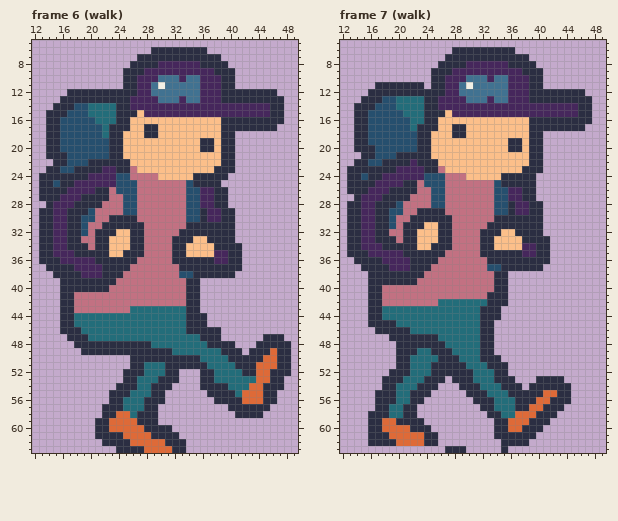
Edited in one commit: pixel-art file (res/img/fishertown.aseprite). That is the earlier state.
64x64 pixels, 8 frames. Shown: frame 6 (walk): x 12..49, y 5..63; frame 7 (walk): x 12..49, y 5..63.
After the commit:
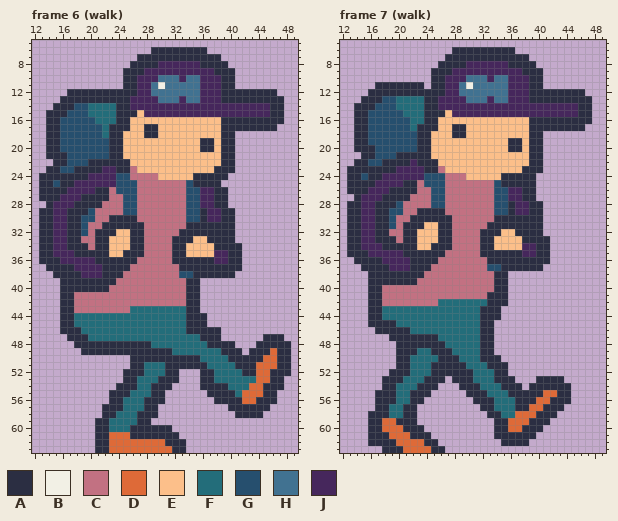
Palette (. is transparent): A #2b2e42  B #f2f0e5  C #c27182  D #de6a38  E #fcbf8a  F #236d7a  G #264f6e  H #417291  J #46275c
From old to new:
--- frame 6 (walk), layer "Layer 2"
@@ x 12..49 @@
 55 ...........AAAFFFAA......AAAAFDDDAA...
-56 ...........AAFFFAAA.......AAAADDDAA...
+56 ...........AAFFFAAA.......AAAADDAAA...
 57 ..........AAAFFFAA..........AAAAAA....
-58 ..........AADDFAAA...........AAAA.....
-59 .........AADDDDAAA....................
-60 .........AADDDDDAAAA..................
-61 .........AAAADDDDAAAA.................
-62 ..........AAAADDDDDAAA................
-63 ............AAAADDDDAA................
+58 ..........AAFFFAAA...........AAAA.....
+59 .........AAFFFFAA.....................
+60 .........AAFFFAAAAAA..................
+61 .........AADDDAAAAAAA.................
+62 .........AADDDDDDDDAAA................
+63 .........AADDDDDDDDDAA................
--- frame 7 (walk), layer "Layer 2"
@@ x 16..37 @@
 58 AAAFFAA..........AAFFD
-59 AADDAAAA..........AADD
-60 AADDDDAAA.........AADD
-61 AAADDDDDAA........AAAA
+59 AADDAAA...........AADD
+60 AADDDAAA..........AADD
+61 AAADDDAAA.........AAAA
 62 AAAADDDDAA.........AAA
-63 ...........AAA.....A..
+63 ..AAADDDDAA...........
